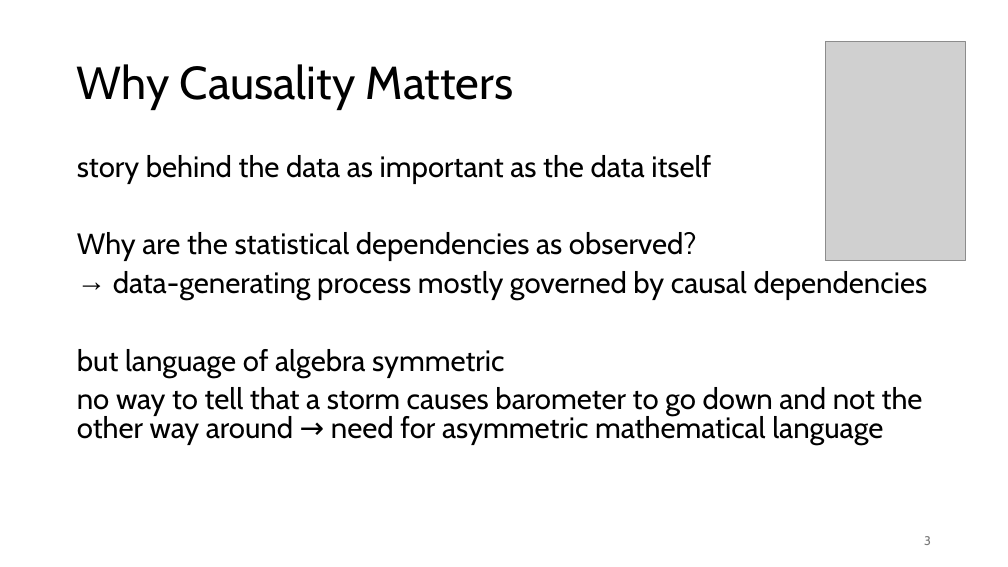
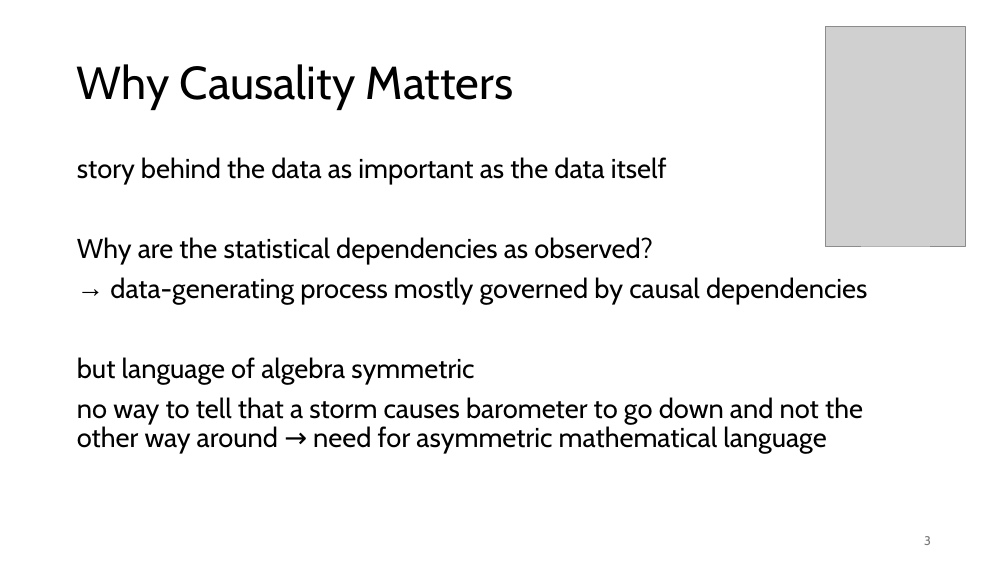
Before and after one commit to FelixWick/data_science, a slide deck: slide 3 of slides/10_causality.pptx. Drawn at 1008x567 pixels with LibreOffice and Linux fonts; fonts in the diff are those of the drawing; grey boxes stand for pictures. Boxes give left, top, right and bottom in pixels: in the first picture for what was removed or moved away, otherwise in the second. Text is boxed around its words. In the diff, an @@ line names an element or a change of style, - is before the commit and + after.

Commit message:
cleaned up causality

```diff
--- a/slides/10_causality.pptx
+++ b/slides/10_causality.pptx
@@ picture: place and size @@
-picture at bbox=[826, 41, 966, 261]
+picture at bbox=[826, 26, 966, 247]
@@ text "story behind the data as ..." at bbox=[77, 157, 867, 453]: size 28 to 26 pt; line spacing 0.8 to 0.9 @@
```
Also in this commit, not shown: 22 other slides changed, 14 slides removed, 1 other file.
